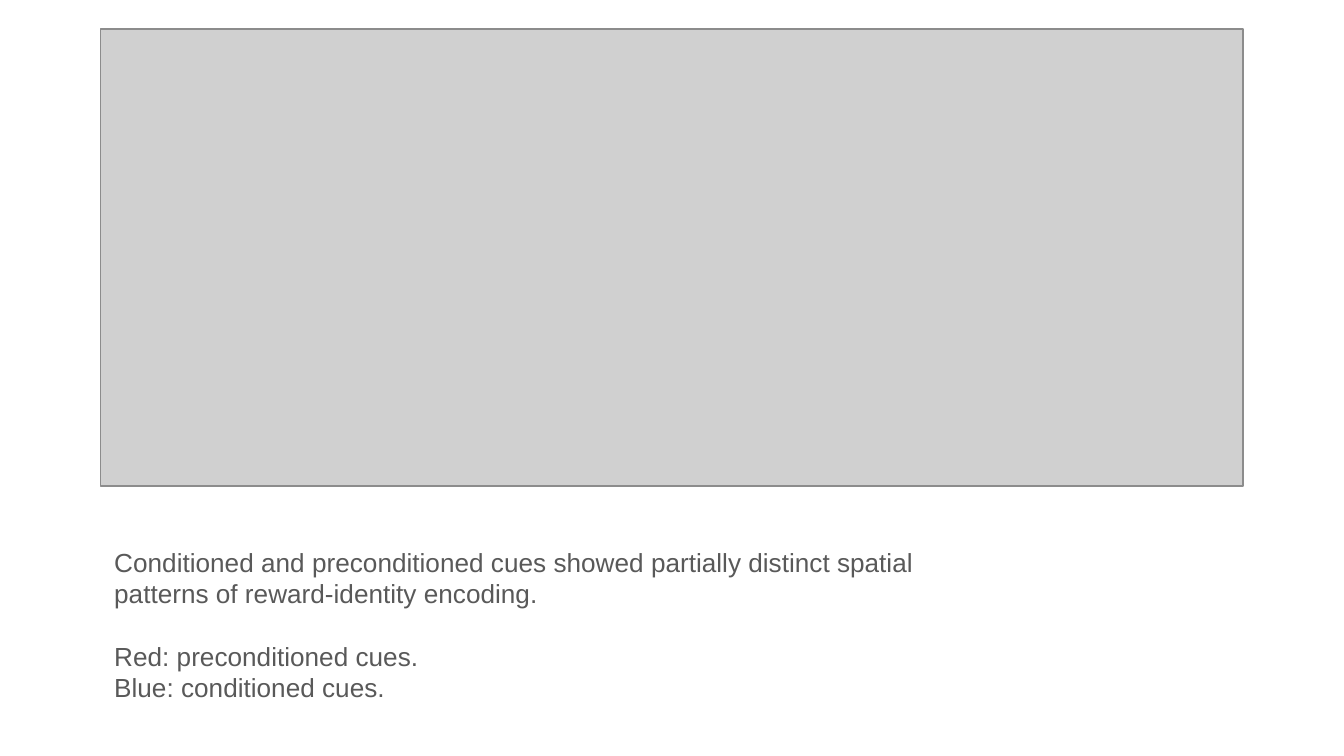
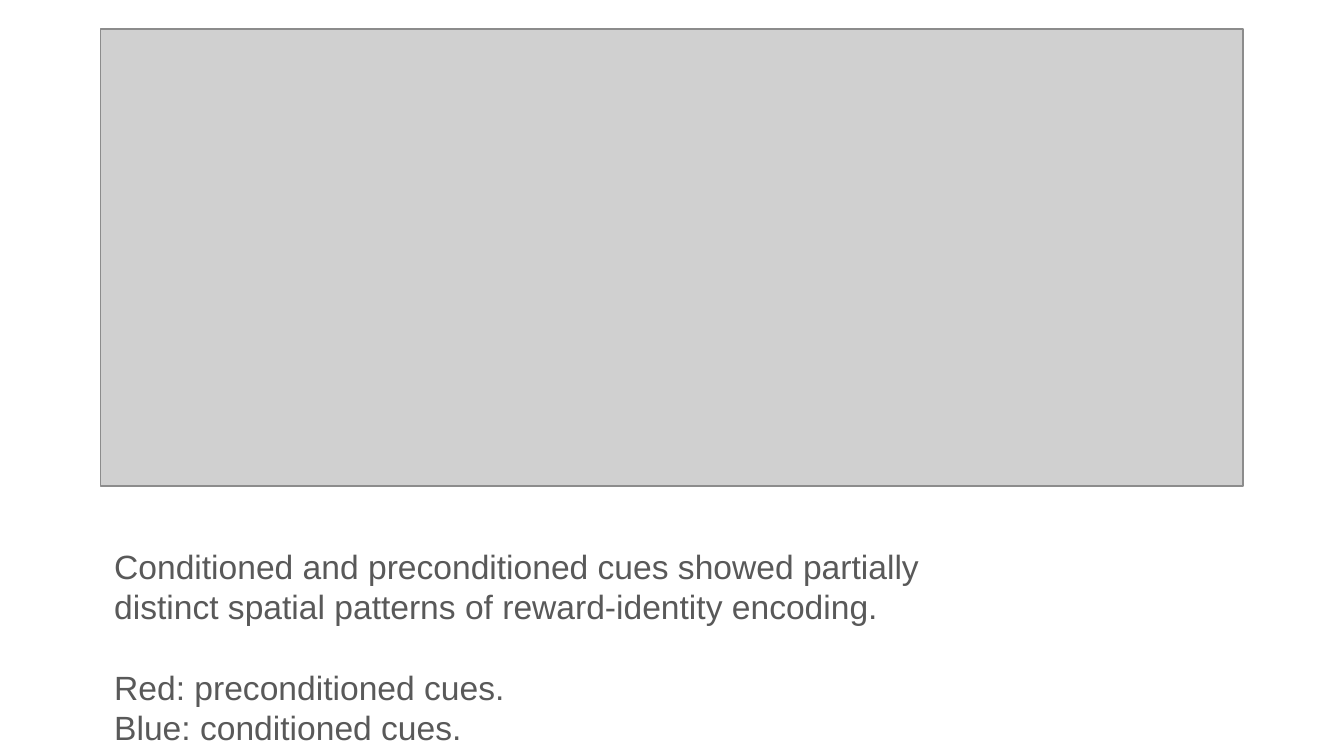
Before and after one commit to QingfangLiu/project-spcd, a slide deck: slide 4 of docs/SPCD fMRI results lab meeting.pptx. Drawn at 1344x756 pixels with LibreOffice and Linux fonts; fonts in the diff are those of the drawing; grey boxes stand for pictures. Boxes give left, top, right and bottom in pixels: in the first picture for what was removed or moved away, otherwise in the second. Text is boxed around its words. In the diff, an @@ line names an element or a change of style, - is before the commit and + after.

```diff
--- a/docs/SPCD fMRI results lab meeting.pptx
+++ b/docs/SPCD fMRI results lab meeting.pptx
@@ text "Conditioned and preconditioned cues showed ..." at (114,554,919,741): size 14 to 18 pt @@
```
Also in this commit, not shown: 13 other slides changed.
